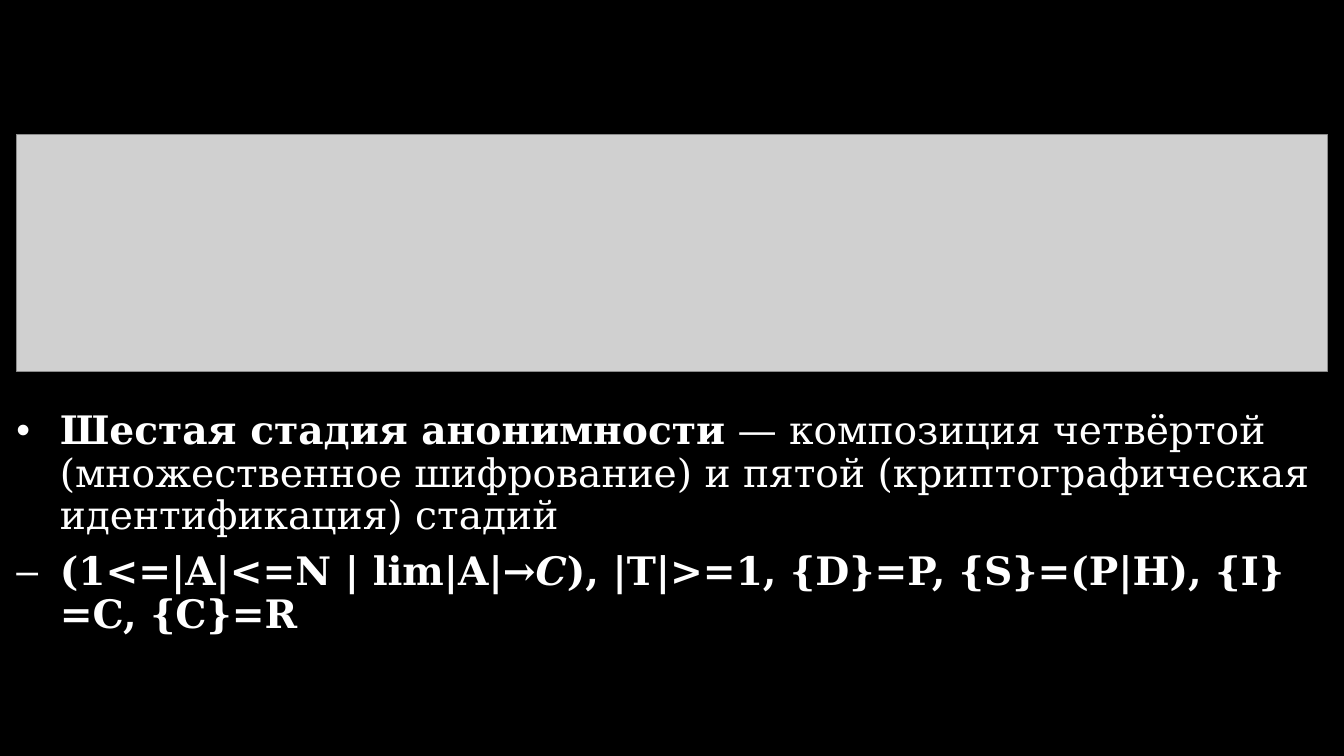
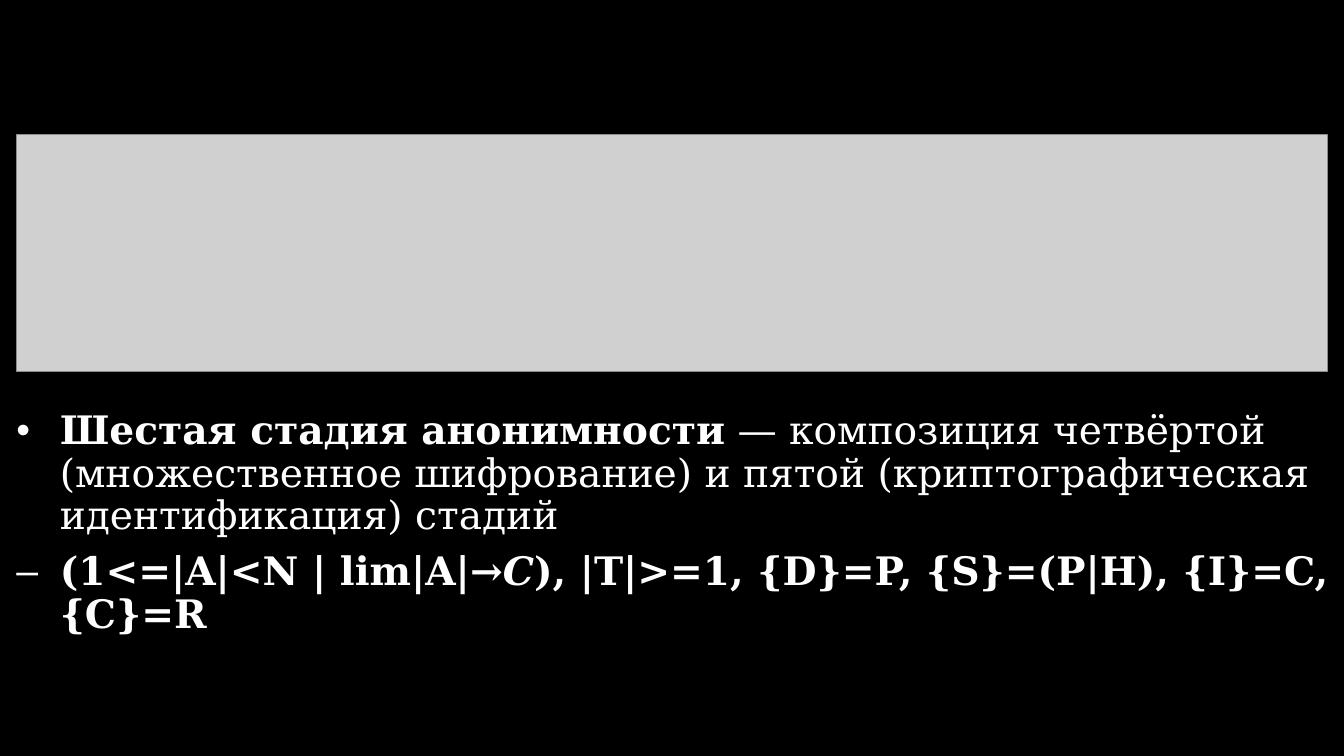
Before and after one commit to number571/go-peer, a slide deck: slide 28 of docs/grok_anonymity.pptx. Drawn at 1344x756 pixels with LibreOffice and Linux fonts; fonts in the diff are those of the drawing; grey boxes stand for pictures. Boxes give left, top, right and bottom in pixels: in the first picture for what was removed or moved away, otherwise in the second. Text is boxed around its words. In the diff, an @@ line names an element or a change of style, - is before the commit and + after.

```diff
--- a/docs/grok_anonymity.pptx
+++ b/docs/grok_anonymity.pptx
@@ text at (60, 555, 1329, 635): text changed @@
-– (1<=|A|<=N | lim|A|→C), |T|>=1, {D}=P, {S}=(P|H), {I}=C, {C}=R
+– (1<=|A|<N | lim|A|→C), |T|>=1, {D}=P, {S}=(P|H), {I}=C, {C}=R
```
Also in this commit, not shown: 3 other slides changed, 6 other files.
